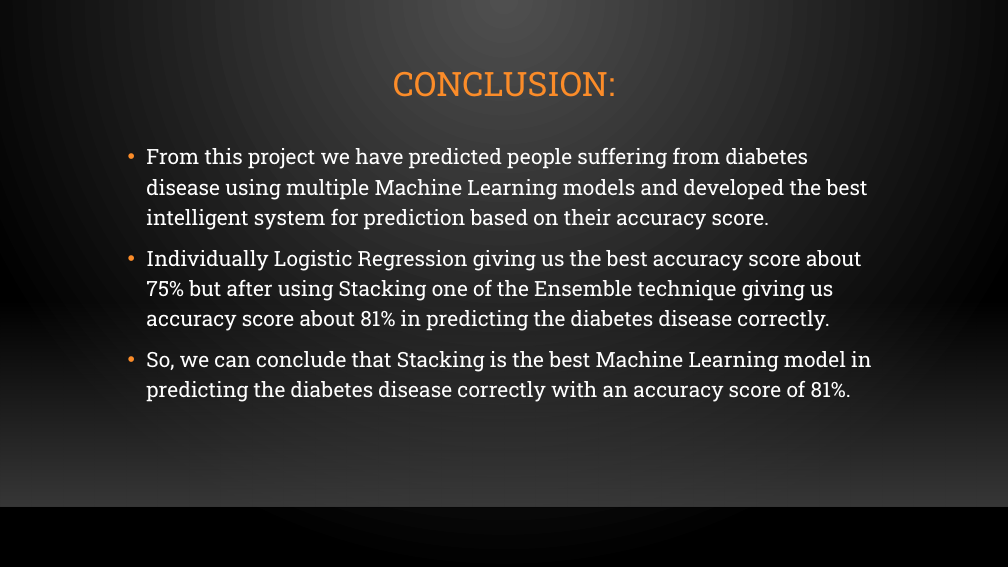
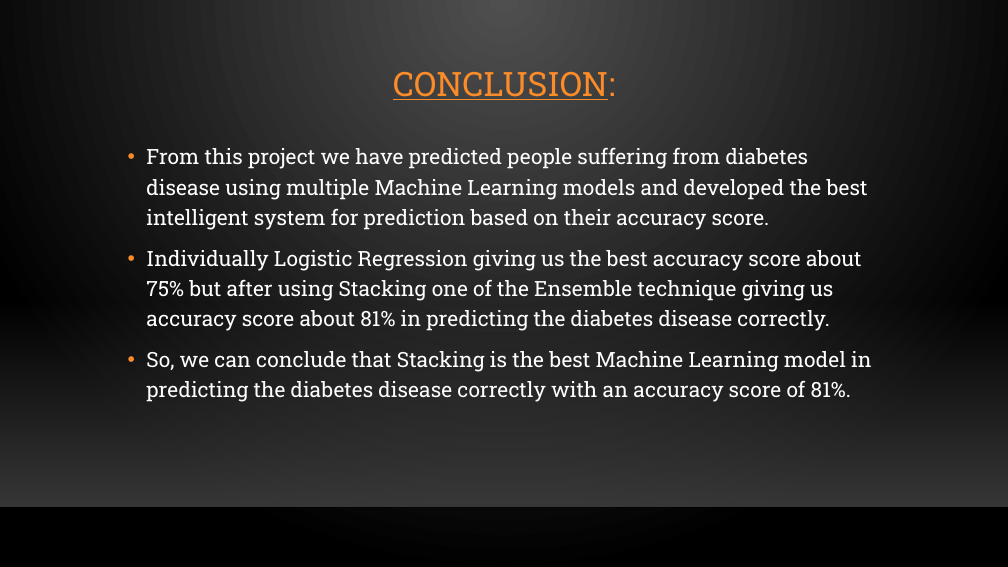
Before and after one commit to Pavankumar327/Projects-, a slide deck: slide 20 of Data Analytics Associate final project -DIABETES DISEASE PREDICTION.pptx (slide 18 before the commit). Drawn at 1008x567 pixels with LibreOffice and Linux fonts; fonts in the diff are those of the drawing; background and template pictures are left out. Boxes give left, top, right and bottom in pixels: in the first picture for what was removed or moved away, otherwise in the second. Text is boxed around its words. In the diff, an @@ line names an element or a change of style, - is before the commit and + after.

```diff
--- a/Data Analytics Associate final project -DIABETES DISEASE PREDICTION.pptx
+++ b/Data Analytics Associate final project -DIABETES DISEASE PREDICTION.pptx
@@ title "CONCLUSION:" at [393,72,615,100]: underline on @@
```
Also in this commit, not shown: 10 other slides changed, 4 slides added, 2 slides removed.
